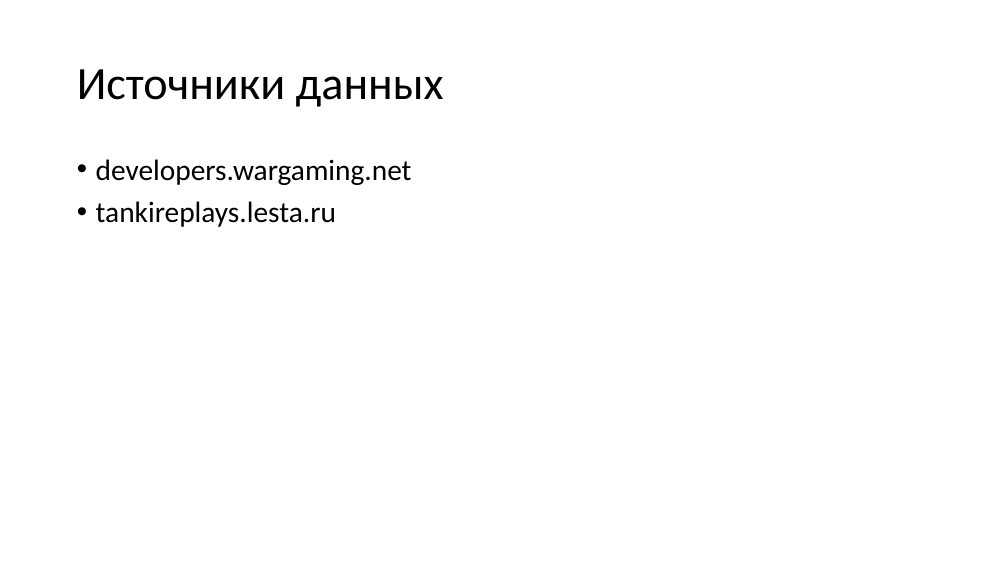
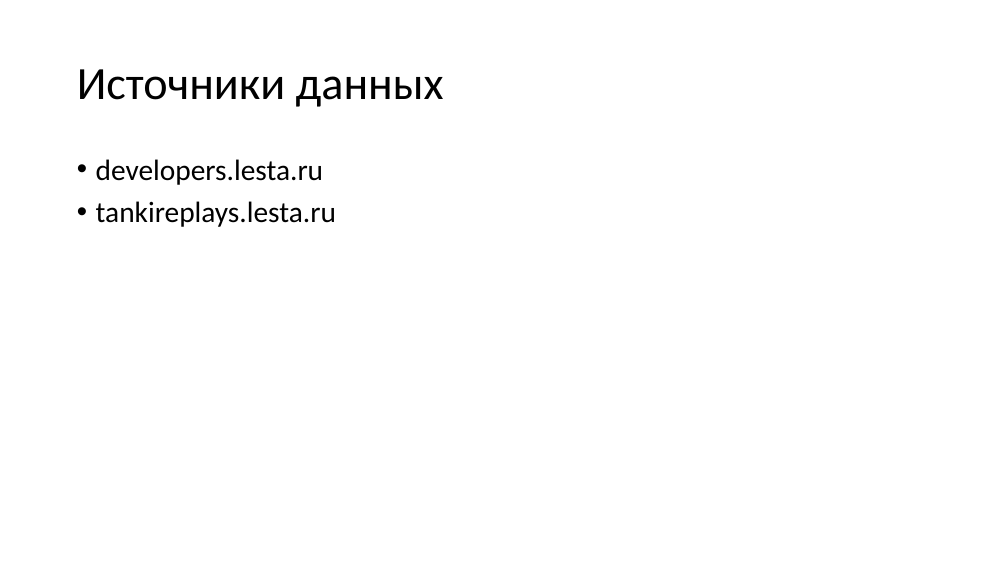
Before and after one commit to Ko4eBHuK/Ontologies-and-Representation-of-Knowledge, a slide deck: slide 3 of presentation.pptx. Drawn at 1008x567 pixels with LibreOffice and Linux fonts; fonts in the diff are those of the drawing. Boxes give left, top, right and bottom in pixels: in the first picture for what was removed or moved away, otherwise in the second. Text is boxed around its words. In the diff, an @@ line names an element or a change of style, - is before the commit and + after.

```diff
--- a/presentation.pptx
+++ b/presentation.pptx
@@ text at box(96, 159, 323, 185): text changed @@
-• developers.wargaming.net
+• developers.lesta.ru
```
Also in this commit, not shown: 7 slides added, 1 other file.
